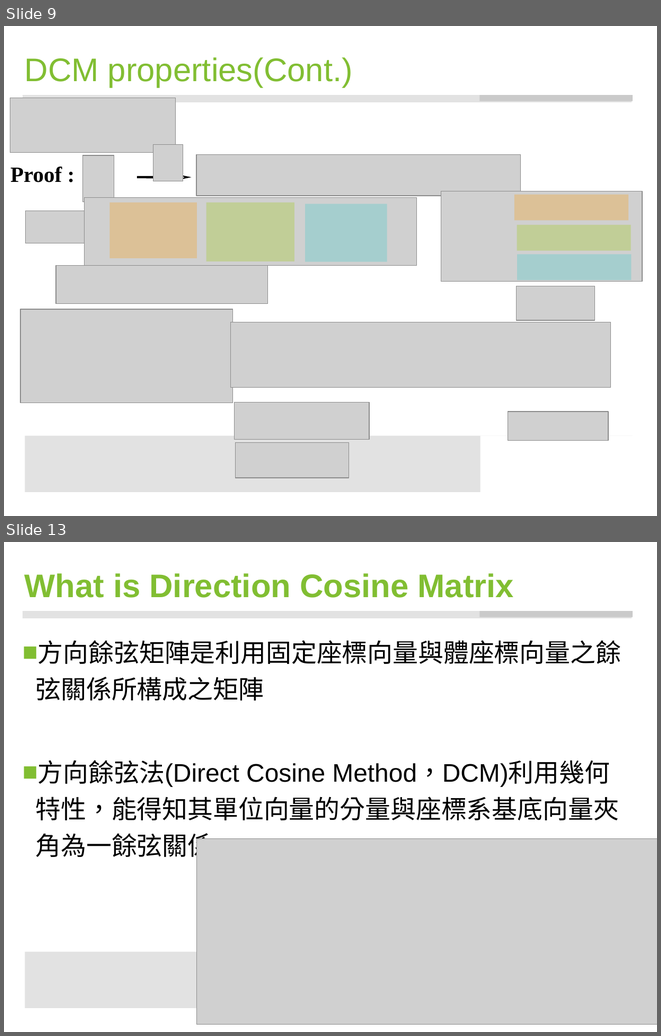
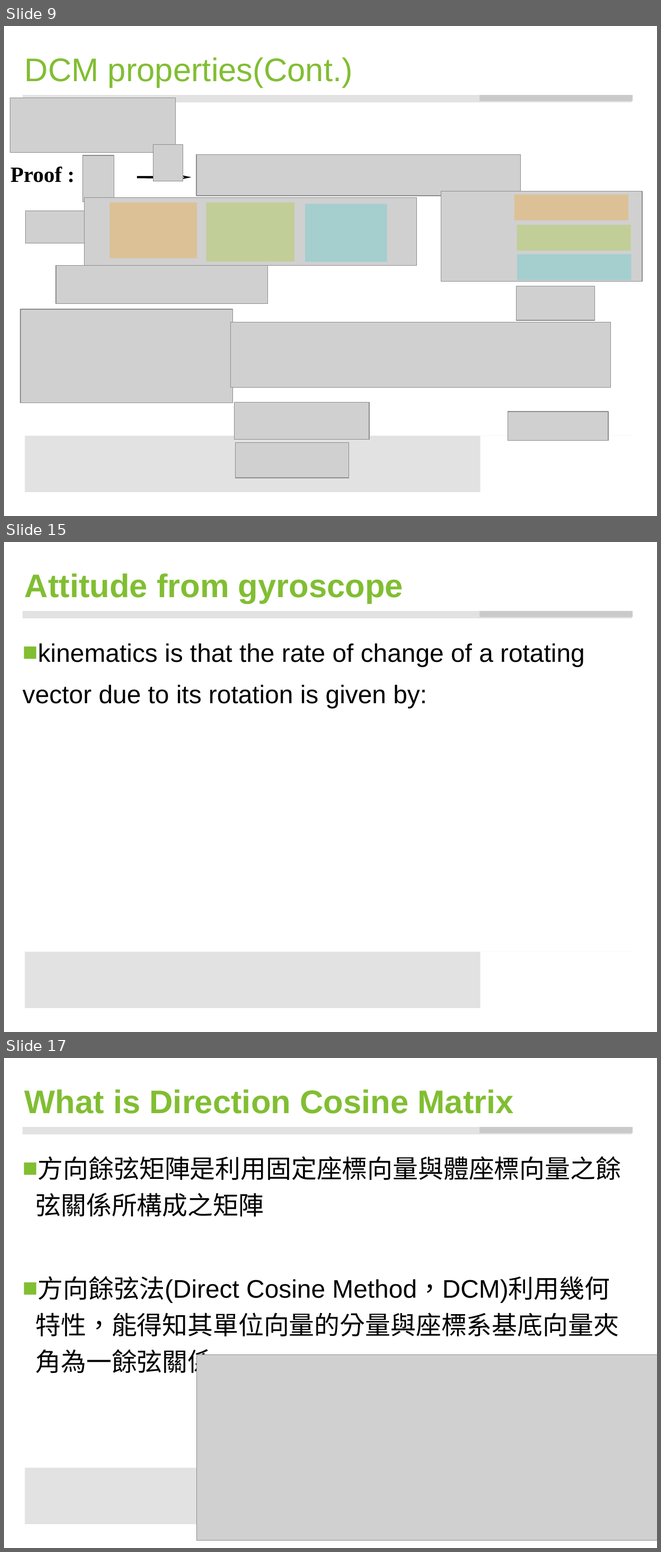
Before and after one commit to ccccjason/VR, a slide deck: data/my_dcm/DCM.pptx. Shown one above the other, each under a label of ours: slides 9 and 13 before the commit, slides 9, 15 and 17 after it; the slides between them are not shown. The pictures are 661x1036 and 661x1552 pixels, drawn with LibreOffice and Linux fonts; fonts in the diff are those of the drawing; grey boxes stand for pictures; background and template pictures are left out. Boxes give left, top, right and bottom in pixels: in the first picture for what was removed or moved away, otherwise in the second. Text is boxed around its words. In the diff, an @@ line names an element or a change of style, - is before the commit and + after.

```diff
--- a/data/my_dcm/DCM.pptx
+++ b/data/my_dcm/DCM.pptx
@@ slide 15 added at [4, 542, 657, 1032], background #FFFFFF; not listed: 4 template elements that a slide beside it also shows @@
@@ title added at [25, 573, 403, 603], 36 pt, text #81BE32, bold @@
+Attitude from gyroscope
@@ text added at [23, 643, 585, 708], 28 pt, text #000000 @@
+■ kinematics is that the rate of change of a rotating
+vector due to its rotation is given by:
@@ what was slide 13 is now slide 17 @@
```
Also in this commit, not shown: 4 slides changed, 6 other slides added.
